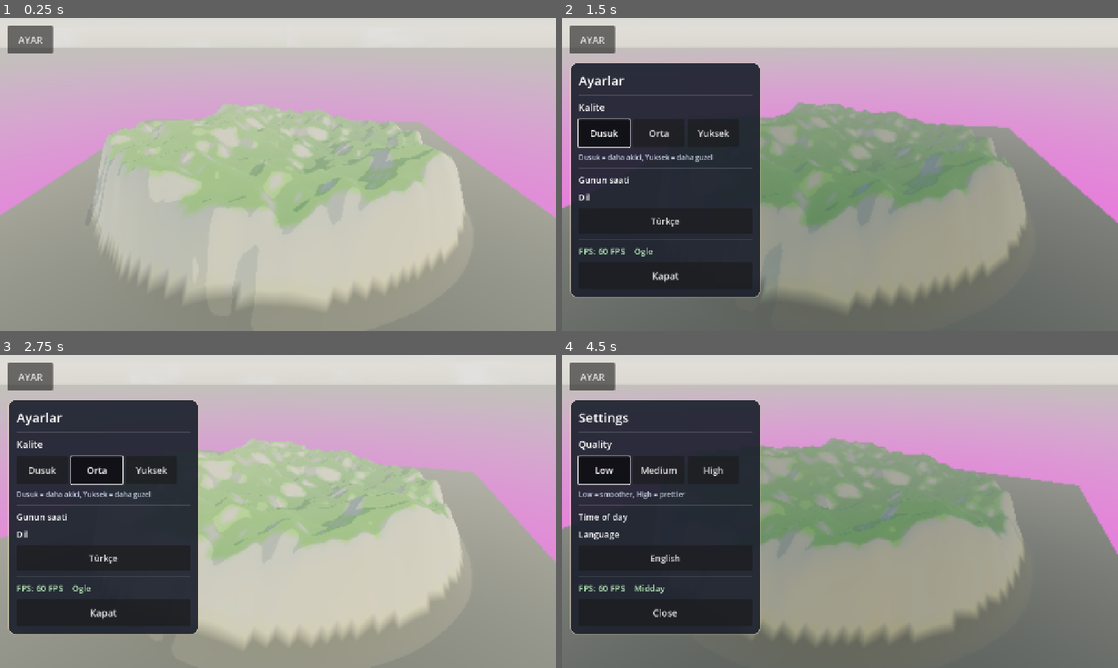
Above: before the commit, frames 1-4 (two rows, left to right).
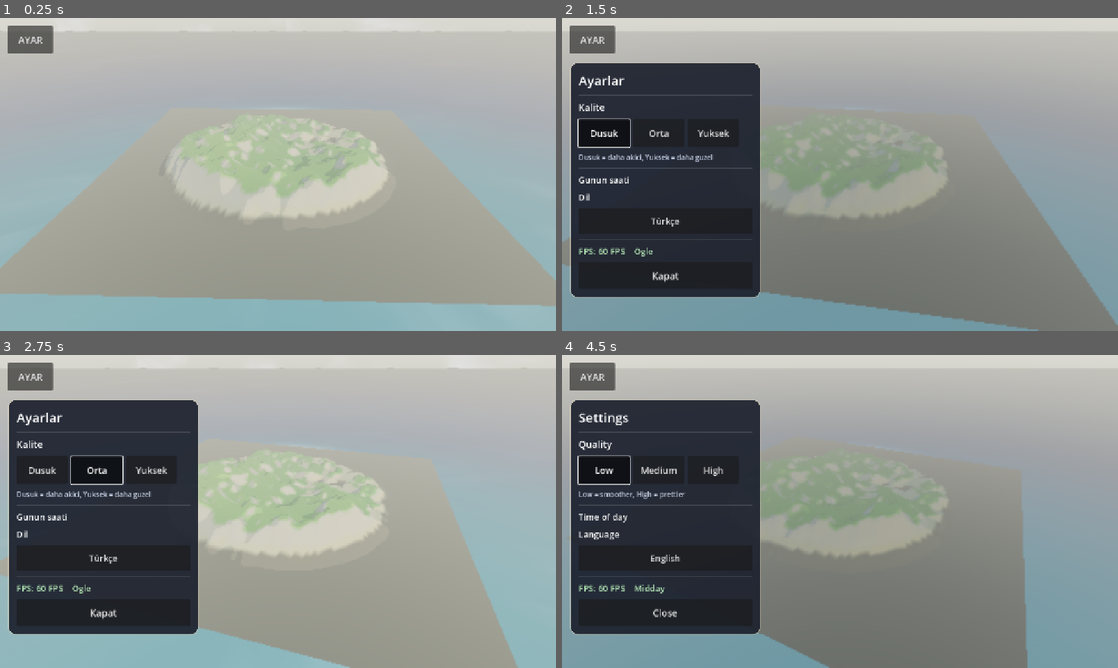
Above: after the commit, the same moments.

Repository: eraslan19j/game
Game: Godot game, scene res://scenes/world/world.tscn
The game is run twice, just before and just after one commit, with the same random seed, the same clock (stepped at 60 frames per second) and the same inputs.
Inputs:
- Up to frame 1 (0.25 s): no input
- Up to frame 2 (1.5 s): click "AYAR" at 0.5 s; click "Dusuk" at 1.25 s
- Up to frame 3 (2.75 s): click "Orta" at 2 s
- Up to frame 4 (4.5 s): click "Yuksek" at 2.75 s; click "Türkçe" at 3.5 s; click "Low" at 4.25 s

The runs differ from the first frame. In frame 1, 62% of the frame differs, in the area x 0-100%, y 4-100%; in frame 2, 48%; in frame 3, 46%; in frame 4, 49%.

Commit message:
Profili dengelendi: alcak ada (5.5 m) + yuksek kamera (78 m); su yarim saydam canli renk
Co-authored-by: arena-agent <297053741+arena-agent@users.noreply.github.com>

Diff:
--- a/scripts/world/terrain.gd
+++ b/scripts/world/terrain.gd
@@ -9,10 +9,10 @@
 
 @export var world_size: float = 200.0
 @export var grid_cells: int = 128
-@export var island_radius: float = 74.0
+@export var island_radius: float = 72.0
 @export var sea_level: float = 0.0
-@export var base_height: float = 13.0
-@export var hill_amplitude: float = 11.0
+@export var base_height: float = 5.5
+@export var hill_amplitude: float = 9.0
 @export var detail_amplitude: float = 3.0
 @export var noise_seed: int = 20261108
 @export var toon_material: Material = null
@@ -76,13 +76,13 @@
 	var d := Vector2(x, z).length() / maxf(island_radius, 0.001)
 	# ADA KENARI: duz plato + dik kiyi. Onceki yumusak dusus 74 m genis
 	# kayalik bir yamac olusturup suyu ufka itiyordu.
-	var falloff := smoothstep(1.0, 0.80, d)
+	var falloff := smoothstep(1.0, 0.74, d)
 
 	var big := _noise_big.get_noise_2d(x, z)
 	var small := _noise_small.get_noise_2d(x, z)
 	var h := falloff * (base_height + big * hill_amplitude + small * detail_amplitude)
 	# Kiyidan sonra hizli derinlesme: sig sahanligi yerine gercek derin su.
-	h += (falloff - 1.0) * 9.0
+	h += (falloff - 1.0) * 7.0
 	return h + sea_level
 
 
--- a/scripts/world/world.gd
+++ b/scripts/world/world.gd
@@ -9,9 +9,9 @@
 ##   - Kamerayi yavasca sahnenin etrafinda dondurur (3D oldugu belli olsun diye)
 
 @export var orbit_speed_deg: float = 6.0
-@export var camera_distance: float = 115.0
-@export var camera_height: float = 52.0
-@export var camera_pitch_deg: float = -26.0
+@export var camera_distance: float = 165.0
+@export var camera_height: float = 78.0
+@export var camera_pitch_deg: float = -30.0
 @export var sun_pitch_deg: float = -48.0
 @export var sun_yaw_deg: float = -42.0
 
--- a/shaders/water.gdshader
+++ b/shaders/water.gdshader
@@ -2,7 +2,7 @@
 // Stilize su: hafif dalga (vertex), yari saydam, kiyida acik renk + kopuk.
 // Derinlik tamamen GEOMETRIDEN gelir: derin bolgelerde duzlemle kamera
 // arasindaki mesafe artar. Doku okumaya bagimli degil (guvenli).
-render_mode unshaded, shadows_disabled, depth_test_disabled, cull_disabled;
+render_mode shadows_disabled;
 
 uniform vec4 shallow_color : source_color = vec4(0.30, 0.78, 0.78, 1.0);
 uniform vec4 deep_color : source_color = vec4(0.05, 0.31, 0.50, 1.0);
@@ -10,8 +10,8 @@
 uniform vec4 shore_color : source_color = vec4(0.72, 0.93, 0.90, 1.0);
 uniform float wave_speed = 1.0;
 uniform float wave_strength = 1.0;
-uniform float alpha_shallow = 0.98;
-uniform float alpha_deep = 1.0;
+uniform float alpha_shallow = 0.62;
+uniform float alpha_deep = 0.94;
 uniform float depth_near = 90.0;
 uniform float depth_far = 330.0;
 
@@ -54,12 +54,13 @@
 	float foam = (1.0 - smoothstep(76.0, 84.0, island_dist)) * shore;
 	col = mix(col, foam_color.rgb, foam * 0.6);
 
-	ALBEDO = vec3(1.0, 0.0, 1.0);
+	ALBEDO = col;
 	ROUGHNESS = 0.55;
 	METALLIC = 0.0;
 	SPECULAR = 0.04;
 
 	// Kiyida daha saydam, acik denizde neredeyse opak.
-	ALPHA = 1.0;
-	// Saydamlik kapatildi: derinlik/saydamlik karisimi guvenilir calismadi.
+	float a = mix(alpha_shallow, alpha_deep, far_mix);
+	a = max(a, shore * 0.70);
+	ALPHA = clamp(a, 0.0, 1.0);
 }
Binary file changed: ci_screenshot_preview.png
